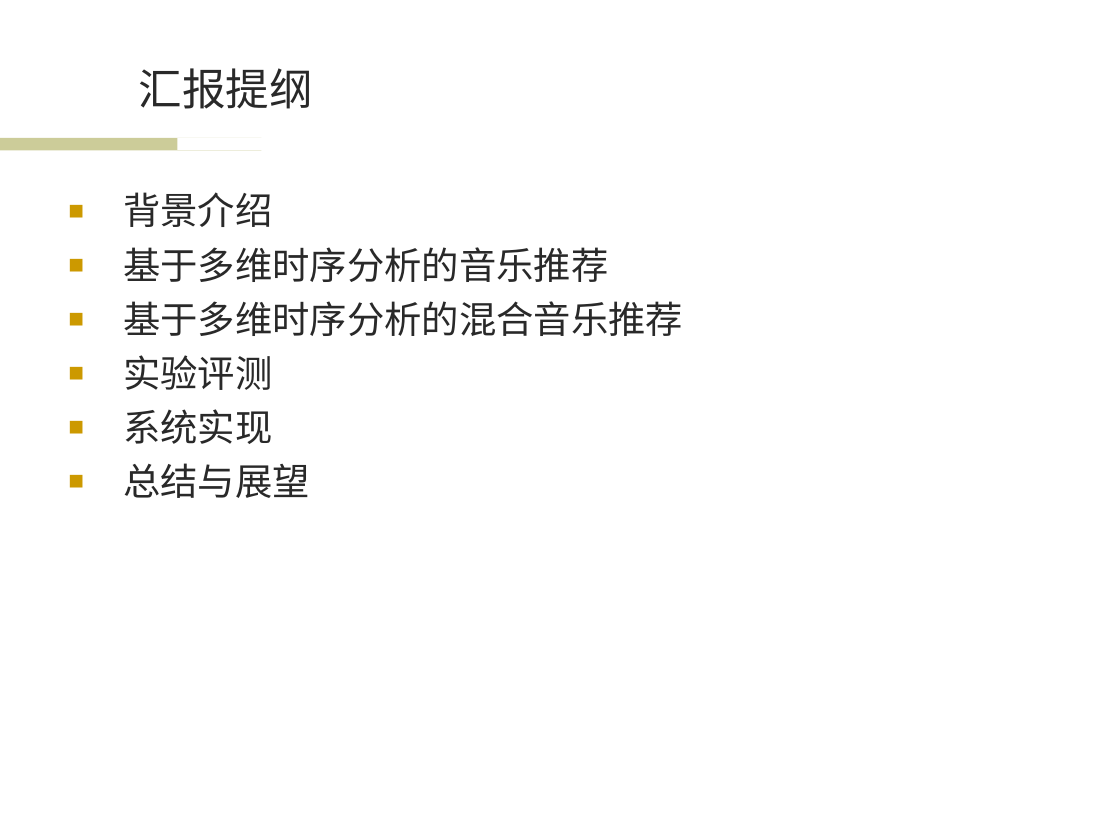
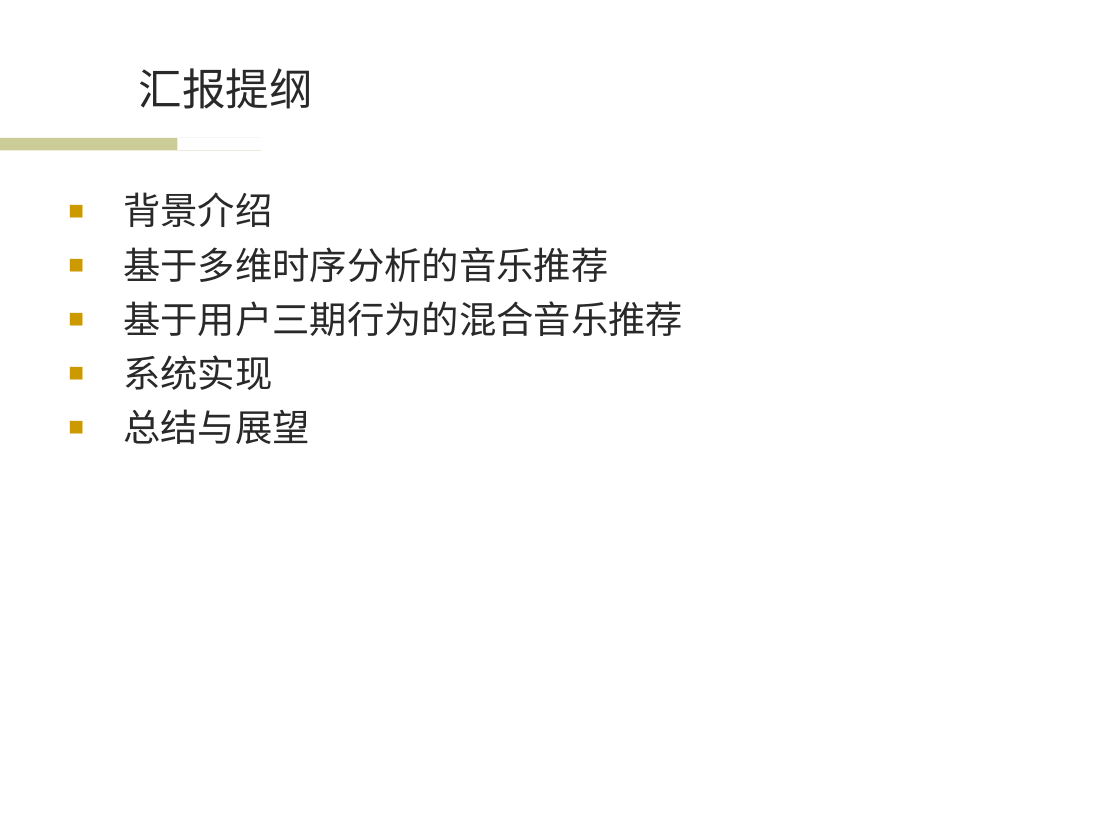
Before and after one commit to wwssttt/NJUThesis, a slide deck: slide 2 of ppt/一种基于时间序列分析的个性化音乐推荐系统及其实现.ppt. Drawn at 1120x840 pixels with LibreOffice and Linux fonts; fonts in the diff are those of the drawing; background and template pictures are left out. Boxes give left, top, right and bottom in pixels: in the first picture for what was removed or moved away, otherwise in the second. Text is boxed around its words. In the diff, an @@ line names an element or a change of style, - is before the commit and + after.

```diff
--- a/ppt/一种基于时间序列分析的个性化音乐推荐系统及其实现.ppt
+++ b/ppt/一种基于时间序列分析的个性化音乐推荐系统及其实现.ppt
@@ text at [123, 301, 683, 336]: text changed @@
-■ 基于多维时序分析的混合音乐推荐
-■ 实验评测
+■ 基于用户三期行为的混合音乐推荐
```
Also in this commit, not shown: 11 other slides changed, 1 slide added.
